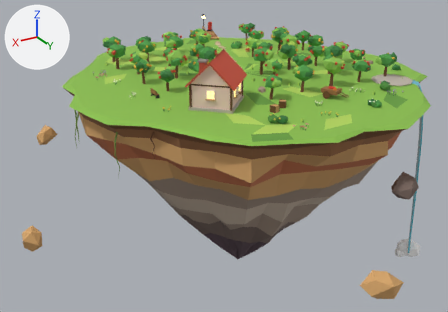
The glTF model game/assets/models/island_orchard.glb, before and after one commit.
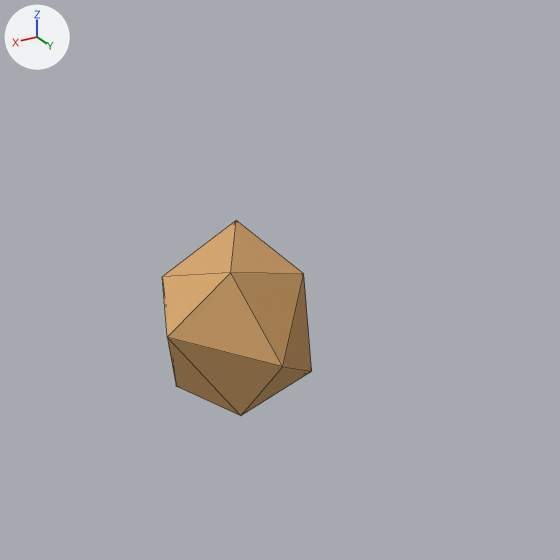
The first picture shows the older version from a 50 mm lens placed at (51.8, 80.9, 27.2), pointed at (4.6, 2.1, -12.2). The close-ups show the older and then the newer version on the part from 0% to 17% of the width and 63% to 87% of the height of that picture. Only the edits that show in the close-ups are written down. The lights are fixed; the arrows at upper left show +X, +Y and +Z. The close-ups show mesh edges as thin lines. Objects named as collision shapes, trigger or cutter boxes, shadow casters or lower levels of detail are left out. Vertices at exactly the same position are counted once.

The first close-up shows 'Debris'.
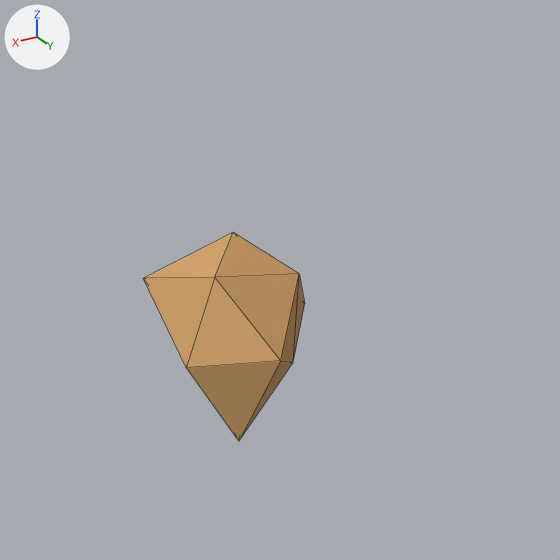
Where the change shows, as pixel boxes (x1, y1, x2, y2) in the close-ups (560 x 560 px):
'Debris', reshaped (8% wider, 6% taller)
    before: (162, 220, 312, 416)
    after: (143, 232, 305, 440)

Diff of the bpy script that builds the scene:
```diff
--- a/game/assets/models/island_orchard.glb.py
+++ b/game/assets/models/island_orchard.glb.py
@@ me_debris @@
 # used by ob_debris; location = (0.0, 0.0, 0.0)
-me_debris.from_pydata(...)  # 48 vertices, 80 faces; spans x -9.8..37.8, y -19.9..37.1, z -20.1..-8.0
+me_debris.from_pydata(...)  # 48 vertices, 80 faces; spans x -9.8..37.9, y -19.4..37.1, z -20.0..-7.7
+# me_debris part 1: 12 of 48 vertices moved; they spanned x 35.3..37.8, y 3.0..6.3, z -18.6..-15.1 and now span x 35.0..37.9, y 2.7..6.3, z -18.5..-15.3; mean shift (0.0, 0.0, 0.0); largest move (37.6, 4.0, -17.9) -> (37.2, 3.8, -17.2)
+# other edits to the shape of me_debris do not show in these pictures
 me_debris.materials.append(mat_sandstone)
```
